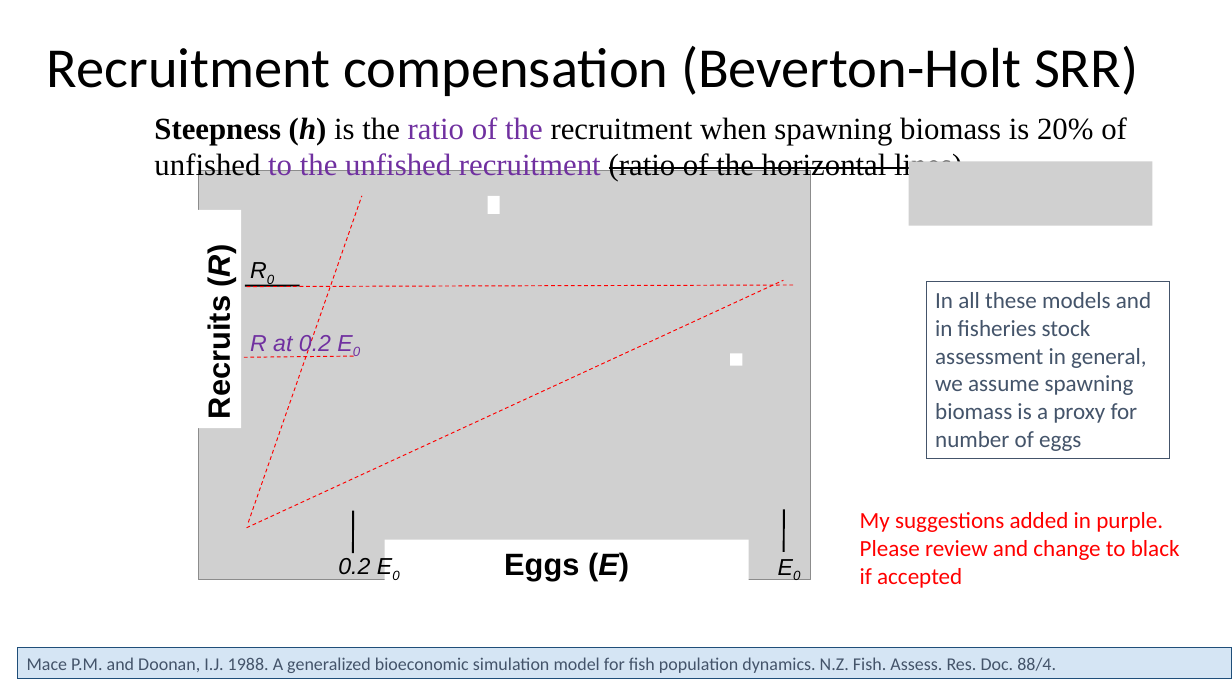
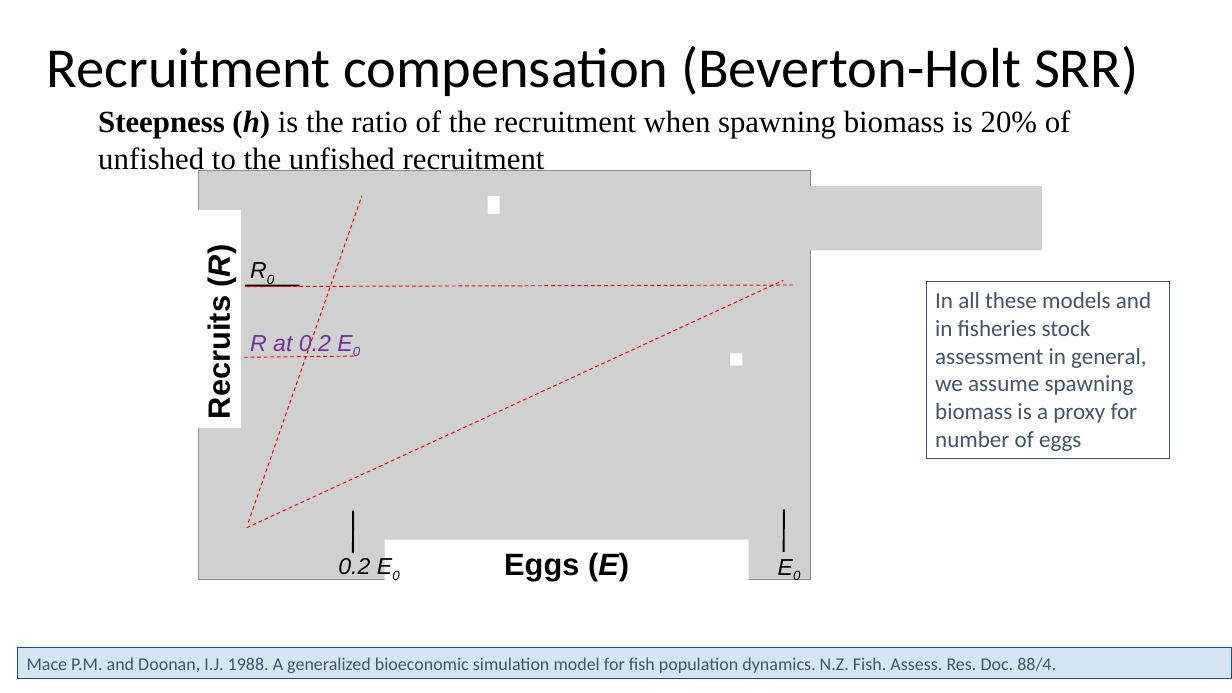
Before and after one commit to TESA-workshops/Ref-Pt-101, a slide deck: slide 53 of RefPt101_221110tb.pptx. Drawn at 1232x693 pixels with LibreOffice and Linux fonts; fonts in the diff are those of the drawing; grey boxes stand for pictures. Boxes give left, top, right and bottom in pixels: in the first picture for what was removed or moved away, otherwise in the second. Text is boxed around its words. In the diff, an @@ line names an element or a change of style, - is before the commit and + after.

Commit message:
small updates to ppt

```diff
--- a/RefPt101_221110tb.pptx
+++ b/RefPt101_221110tb.pptx
@@ text at box(98, 110, 1071, 175): text changed @@
-Steepness (h) is the ratio of the recruitment when spawning biomass is 20% of unfished to the unfished recruitment (ratio of the horizontal lines)
+Steepness (h) is the ratio of the recruitment when spawning biomass is 20% of unfished to the unfished recruitment
@@ picture removed at box(909, 162, 1153, 226) @@
@@ picture added at box(799, 187, 1043, 250) @@
@@ text removed at box(860, 512, 1180, 588) @@
-My suggestions added in purple. Please review and change to black if accepted
```
Also in this commit, not shown: 36 other slides changed, 1 slide removed, 1 other file.
